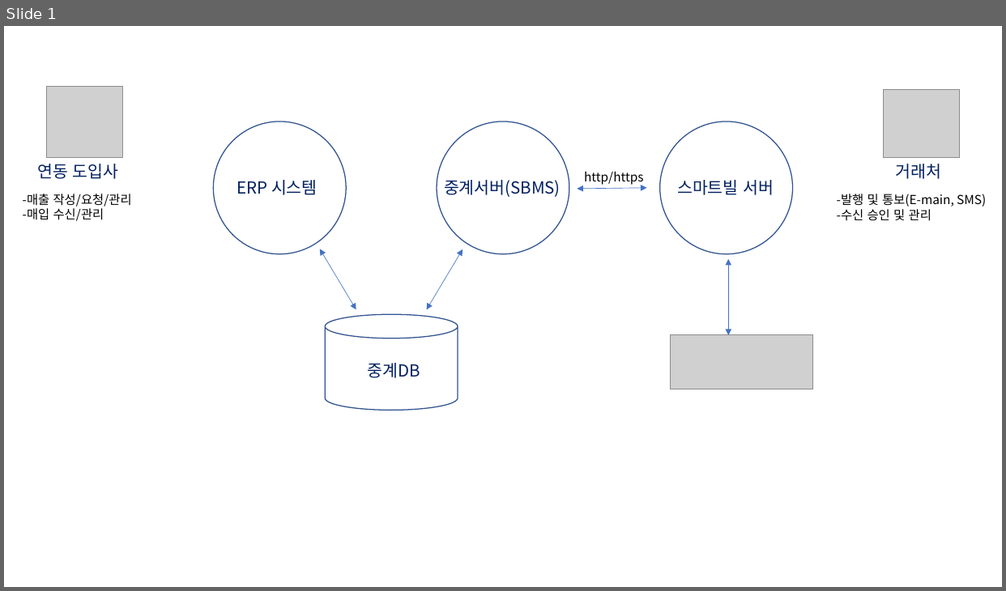
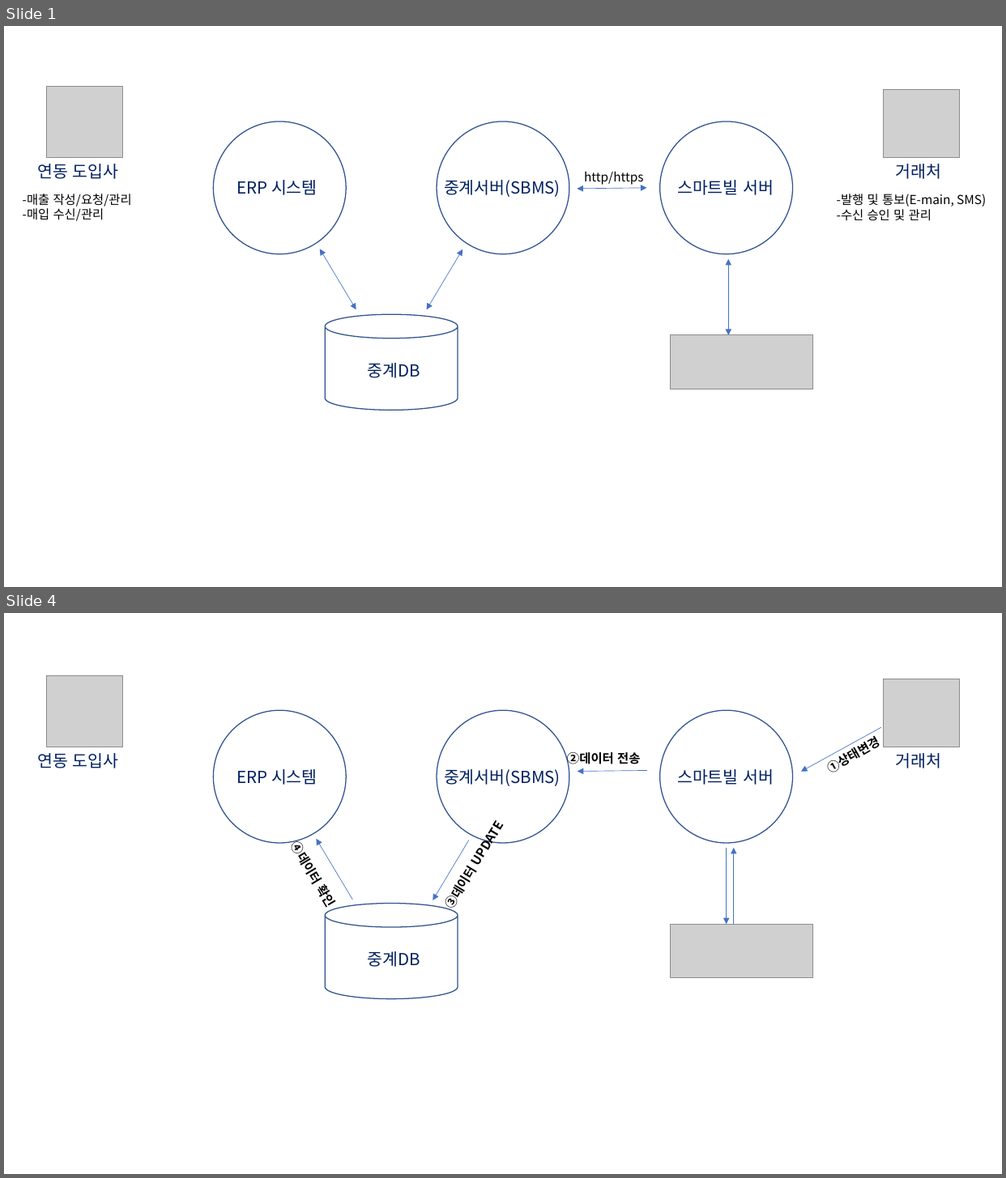
Before and after one commit to uutopia1/SB, a slide deck: DTI SBMS 구성도_작성1.pptm. Shown one above the other, each under a label of ours: slide 1 before the commit, slides 1 and 4 after it; the slides between them are not shown. The pictures are 1006x591 and 1006x1178 pixels, drawn with LibreOffice and Linux fonts; fonts in the diff are those of the drawing; grey boxes stand for pictures. Boxes give left, top, right and bottom in pixels: in the first picture for what was removed or moved away, otherwise in the second. Text is boxed around its words. In the diff, an @@ line names an element or a change of style, - is before the commit and + after.

```diff
--- a/DTI SBMS 구성도_작성1.pptm
+++ b/DTI SBMS 구성도_작성1.pptm
@@ slide 4 added at box(4, 613, 1002, 1174), background #FFFFFF @@
@@ picture added at box(46, 675, 122, 747) @@
@@ picture added at box(884, 679, 960, 747) @@
@@ ellipse added at box(214, 710, 346, 843), outline #325491 1 pt @@
@@ ellipse added at box(437, 710, 569, 843), outline #325491 1 pt @@
@@ ellipse added at box(660, 710, 792, 843), outline #325491 1 pt @@
@@ arrow added from (881, 727) to (801, 772), #4472C4 0.5 pt @@
@@ text added at box(816, 716, 910, 782), 12 pt, text #000000, bold @@
+①상태변경
@@ text added at box(38, 753, 119, 769), 16 pt, text #002060 @@
+연동 도입사
@@ text added at box(567, 752, 640, 766), 12 pt, text #000000, bold @@
+②데이터 전송
@@ text added at box(895, 753, 941, 769), 16 pt, text #002060 @@
+거래처
@@ text added at box(236, 769, 317, 785), 16 pt, text #002060 @@
+ERP 시스템
@@ text added at box(444, 769, 560, 786), 16 pt, text #002060 @@
+중계서버(SBMS)
@@ arrow added from (647, 770) to (577, 772), #4472C4 0.5 pt @@
@@ text added at box(677, 769, 774, 785), 16 pt, text #002060 @@
+스마트빌 서버
@@ text added at box(435, 796, 522, 919), 12 pt, text #000000, bold @@
+③데이터 UPDATE
@@ arrow added from (353, 900) to (316, 839), #4472C4 0.5 pt @@
@@ arrow added from (469, 841) to (433, 901), #4472C4 0.5 pt @@
@@ arrow added from (727, 848) to (727, 924), #4472C4 0.5 pt @@
@@ arrow added from (734, 924) to (734, 848), #4472C4 0.5 pt @@
@@ text added at box(313, 890, 337, 908), 12 pt, text #000000, bold @@
+④데이터 확인
@@ cylinder added at box(325, 904, 458, 999), outline #325491 1 pt @@
@@ picture added at box(671, 924, 813, 978) @@
@@ text added at box(368, 952, 420, 967), 16 pt, text #002060 @@
+중계DB
```
Also in this commit, not shown: 2 slides changed, 2 other slides added, 3 other files.
